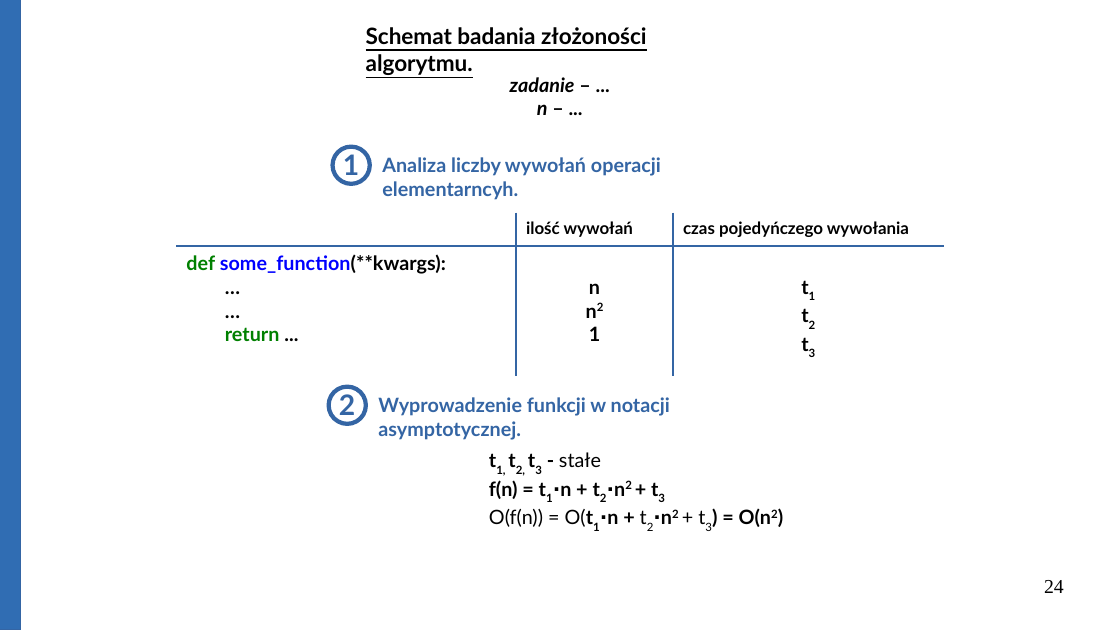
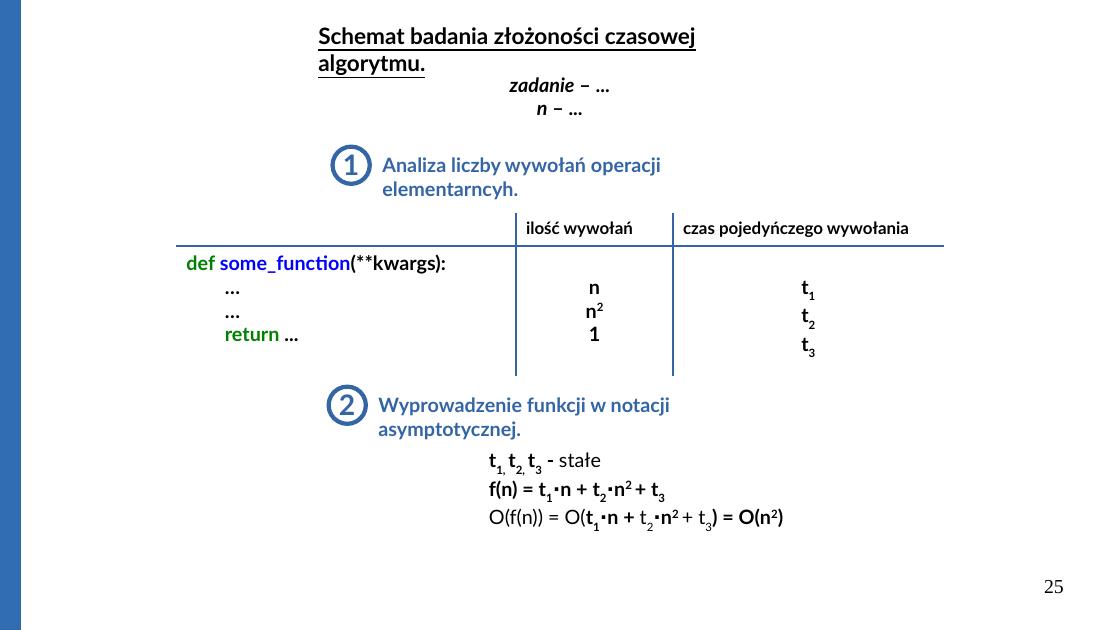
Before and after one commit to Michael-Wisniewski/algorithmic-workshop, a slide deck: slide 25 of gotowa.odp (slide 24 before the commit). Drawn at 1120x630 pixels with LibreOffice and Linux fonts; fonts in the diff are those of the drawing. Boxes give left, top, right and bottom in pixels: in the first picture for what was removed or moved away, otherwise in the second. Text is boxed around its words. In the diff, an @@ line names an element or a change of style, - is before the commit and + after.

```diff
--- a/gotowa.odp
+++ b/gotowa.odp
@@ text at (318,27,696,75): text changed @@
-Schemat badania złożoności algorytmu.
+Schemat badania złożoności czasowej algorytmu.
@@ page number at (1044,580,1064,594): text changed @@
-24
+25
```
Also in this commit, not shown: 16 other slides changed, 11 slides added, 2 slides removed, 8 other files.
